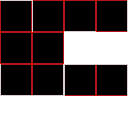
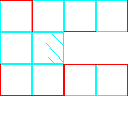
Revision of a layered 128 x 128 image; what changed, layer by layer:
painted on "Calque Copié #8" over bbox(32, 32, 64, 64)
painted on "Calque Copié #7" over bbox(32, 64, 64, 96)
painted on "Calque Copié #6" over bbox(64, 64, 96, 96)
painted on "Calque Copié #5" over bbox(96, 64, 128, 96)
painted on "Calque Copié #4" over bbox(0, 64, 32, 96)
painted on "Calque Copié #3" over bbox(64, 0, 96, 32)
painted on "Calque Copié #2" over bbox(96, 0, 128, 32)
painted on "Calque Copié #1" over bbox(0, 0, 32, 32)
painted on "Calque Copié" over bbox(32, 0, 64, 32)
painted on "Calque" over bbox(0, 32, 32, 64)
